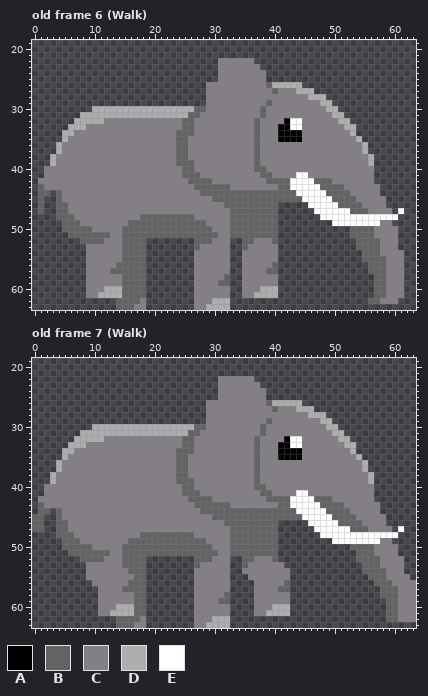
Edited in one commit: pixel-art file (ElephantHyenaAndKare/Assets/Assets/Elephant.aseprite). The picture above was drawn from the file before the commit.
64x64 pixels, 16 frames. Shown: old frame 6 (Walk): x 0..63, y 19..63; old frame 7 (Walk): x 0..63, y 19..63. The commit also changed other frames, which this record leaves out.
Visible layers, top first: "Layer 1", "Layer 2".
Palette (. is transparent): A #000000  B #626363  C #847e87  D #acadad  E #ffffff
Pixels before, old frame 6 (Walk) (only the part around the change), first column x 16:
19 ................................................
20 ................................................
21 ................................................
22 ...............CCCCCC...........................
23 ...............CCCCCCC..........................
24 ...............CCCCCCCC.........................
25 ...............CCCCCCCC.........................
26 .............CCCCCCCCCCBDDDDD...................
27 .............CCCCCCCCCCCBCCCDDD.................
28 .............CCCCCCCCCCCCCCCCCDDD...............
29 .............CCCCCCCCCCBCCCCCCCCDD..............
30 DDDDDDDDDDDBBCCCCCCCCCBCCCCCCCCCCDD.............
31 DDDDDDDDDDBBCCCCCCCCCCBCCCCCCCCCCCDD............
32 CCCCCCCCCBBCCCCCCCCCCBCCCCAEECCCCCCDD...........
33 CCCCCCCCCBBCCCCCCCCCCBCCCAAEECCCCCCCDD..........
34 CCCCCCCCBBBCCCCCCCCCCBCCCAAAACCCCCCCCD..........
35 CCCCCCCCBBCCCCCCCCCCCBCCCAAAACCCCCCCCCD.........
36 CCCCCCCCBBCCCCCCCCCCCBCCCCCCCCCCCCCCCCCD........
37 CCCCCCCCBBCCCCCCCCCCCBCCCCCCCCCCCCCCCCCD........
38 CCCCCCCCBBCCCCCCCCCCCBCCCCCCCCCCCCCCCCCCD.......
39 CCCCCCCCBBBCCCCCCCCCCBCCCCCCCCCCCCCCCCCCD.......
40 CCCCCCCCCBBCCCCCCCCCCBBCCCCCCCCCCCCCCCCCC.......
41 CCCCCCCCCBBBCCCCCCCCCCBBCCCCEECCCCCCCCCCC.......
42 CCCCCCCCCCBBBBCCCCCCCCCBBBBEEEEBBBCCCCCCC.......
43 CCCCCCCCCCCBBBBBBCCCCCCCCBBEEEEEBBBBCCCCCC......
44 CCCCCCCCCCCCBBBBBBBBBBBBBBBBEEEEEBBBBCCCCC......
45 CCCCCCCCCCCCCCBBBBBBBBBBBBBBBEEEEEBBBBCCCCC.....
46 CCCCCCCCCCCCCCCCBBBBBBBBB.....EEEEEBBBBCCCC.....
47 CCCCCCCCCCCCCCCCCBBBBBBBB......EEEEEEBBBCCCC.E..
48 CCBBBBBBBBBCCCCCCBBBBBBBB.......EEEEEEEEEEEEE...
49 BBBBBBBBBBBBBCCCCBBBBBBBB.........EEEEEEEECC....
50 BBBBBBBBBBBBBBCCCBBBBBBBB............BBBBCCCC...
51 BBBBBBBBBBBBBBBCCBBBBBBBB............BBBBCCCC...
52 BBB........BBBCCC..BBCCCB.............BBBBCCC...
53 BBB........BCCCCC..BCCCCC.............BBBBCCC...
54 BBB........CCCCCC..CCCCCC..............BBBCCCC..
55 BBB........CCCCCC..CCCCCC..............BBBBCCC..
56 BBB........CCCCCC..CCCCCB...............BBBCCC..
57 BBB........CCCCCC..CCCCBB...............BBBCCC..
58 BBB........CCCCCB..CCCCCC................BBCCC..
59 BBB........CCCCBB..CCCCCC................BBCCC..
60 BBB........CCCCCC..CCCDDD................BBCCC..
61 BBB........CCCCCC..CCDDDD................BBCCC..
62 BBC........CCCDDD.......................BBCCC...
63 BCC........CCDDDD...............................
Pixels before, old frame 7 (Walk) (only the part around the change), first column x 10:
19 ......................................................
20 ......................................................
21 ......................................................
22 .....................CCCCCC...........................
23 .....................CCCCCCC..........................
24 .....................CCCCCCCC.........................
25 .....................CCCCCCCC.........................
26 ...................CCCCCCCCCCBDDDDD...................
27 ...................CCCCCCCCCCCBCCCDDD.................
28 ...................CCCCCCCCCCCCCCCCCDDD...............
29 ...................CCCCCCCCCCBCCCCCCCCDD..............
30 DDDDDDDDDDDDDDDDDBBCCCCCCCCCBCCCCCCCCCCDD.............
31 DDDDDDDDDDDDDDDDBBCCCCCCCCCCBCCCCCCCCCCCDD............
32 DDCCCCCCCCCCCCCBBCCCCCCCCCCBCCCCAEECCCCCCDD...........
33 CCCCCCCCCCCCCCCBBCCCCCCCCCCBCCCAAEECCCCCCCDD..........
34 CCCCCCCCCCCCCCBBBCCCCCCCCCCBCCCAAAACCCCCCCCD..........
35 CCCCCCCCCCCCCCBBCCCCCCCCCCCBCCCAAAACCCCCCCCCD.........
36 CCCCCCCCCCCCCCBBCCCCCCCCCCCBCCCCCCCCCCCCCCCCCD........
37 CCCCCCCCCCCCCCBBCCCCCCCCCCCBCCCCCCCCCCCCCCCCCD........
38 CCCCCCCCCCCCCCBBCCCCCCCCCCCBCCCCCCCCCCCCCCCCCCD.......
39 CCCCCCCCCCCCCCBBBCCCCCCCCCCBCCCCCCCCCCCCCCCCCCD.......
40 CCCCCCCCCCCCCCCBBCCCCCCCCCCBBCCCCCCCCCCCCCCCCCC.......
41 CCCCCCCCCCCCCCCBBBCCCCCCCCCCBBCCCCEECCCCCCCCCCC.......
42 CCCCCCCCCCCCCCCCBBBBCCCCCCCCCBBBBEEEEBBBCCCCCCC.......
43 CCCCCCCCCCCCCCCCCBBBBBBCCCCCCCCBBEEEEEBBBBCCCCCC......
44 CCCCCCCCCCCCCCCCCCBBBBBBBBBBBBBBBBEEEEEBBBBCCCCC......
45 CCCCCCCCCCCCCCCCCCCCBBBBBBBBBBBBBBBEEEEEBBBBCCCCC.....
46 CCCCCCCCCCCCCCCCCCCCCCBBBBBBBBB.....EEEEEBBBBCCCC.....
47 CCCCCCCCCCCCCCCCCCCCCCCBBBBBBBB......EEEEEEBBBCCCC.E..
48 CCCCCCCCBBBBBBBBBCCCCCCBBBBBBBB.......EEEEEEEEEEEEE...
49 CCCCCCBBBBBBBBBBBBBCCCCBBBBBBBB.........EEEEEEEECC....
50 CCCCCBBBBBBBBBBBBBBBCCCBBBBBBBB............BBBBCCCC...
51 BBBCCBBBBBBBBBBBBBBBBCCBBBBBBBB.............BBBCCCC...
52 BBCCCBBBB........BBBCCC..BBCCCB.............BBBBCCCC..
53 CCCCCBBBB........BCCCCC..BCCCCCC.............BBBCCCC..
54 CCCCCCBBB........CCCCCC..CCCCCCCC............BBBBCCC..
55 CCCCCCCBB........CCCCCC...CCCCCCC.............BBBCCCC.
56 CCCCCCBBB........CCCCCC....CCCCCB..............BBBCCCC
57 .CCCCBBBB........CCCCCC....CCCCBB...............BBBCCC
58 .CCCCCCBB........CCCCCB....CCCCCC...............BBBCCC
59 .CCCCCCBB........CCCCBB....CCCCCC................BBCCC
60 .CCCDDDBB........CCCCCC....CCCDDD................BBCCC
61 .CCDDDDBB........CCCCCC....CCDDDD................BBCCC
62 ....BBBBC........CCCDDD..........................BBCCC
63 ....BBBCC........CCDDDD...............................
After:
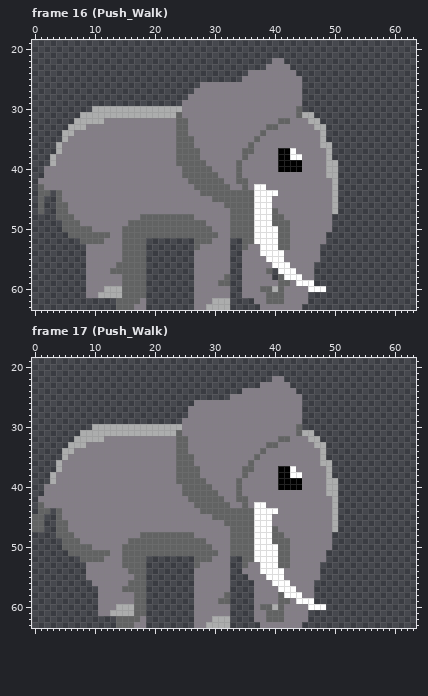
A new or re-ordered frame is compared with the old frame closest to it.
Edits made:
frames 16 -> 32
Changed rows in their new state; - is an unchanged pixel.
Frame 16 (Push_Walk) is new; against old frame 6 (Walk), layers "Layer 1", "Layer 2":
first column x 24:
22 -------......---CC--------------------
23 -------.......-CCCC-------------------
24 -------.....---CCCCC------------------
25 -------....----CCCCCC-----------------
26 ----C----------CCCCCC-----------------
27 ---CC-----------C---C..---------------
28 --CCC----------------....-------------
29 -CCCC----------C-----.....------------
30 -CCCC---------C-----B......-----------
31 BCCC----------C-----BDD.....----------
32 B-C----------C---BBCC-DD.....---------
33 B-C----------C-BBCCCC--DD.....--------
34 --C----------CB--CCCC---D.....--------
35 --B--------------CCCC---D......-------
36 --B---------BC----------DD......------
37 --BB-------BBC---AAE-----D......------
38 --BB-------B-C---AAEE----D.......-----
39 ---BB-----B--C---AAAA----DD......-----
40 ---BBB----B--CC--AAAA----DD......-----
41 ----BBB---B---CC----CC---DD......-----
42 ------BB--BB---CCCCCCCCCCCD......-----
43 -----------B-EE--CCCCCCCCCD.......----
44 -------------EEEECCCCCCCCCD.......----
45 -------------EEECCCCCCCCCCD........---
46 -------------EEECCCCCCCCCCD........---
47 -------------EEE-CCCCCCCCCD.........-.
48 -------------EEE-BCCCCCCCC...........-
49 -------------EEE-BBCCCCCCC..........--
50 -------------EEEEBBCCCCCCC---........-
51 -------------EEEEBBCCCCCC----........-
52 -------------EEEEBBCCCCCC-----.......-
53 --------------EEEBBCCCCC------.......-
54 --------------EEEECCCCCC-------.......
55 ---------------EEECCCCCC-------.......
56 ----------------EEECCCC---------......
57 ----------------.EEECCC---------......
58 ----------------.BEEECC----------.....
59 -----------------BBCEEE----------.....
60 --------------BB-BCCCCEEE--------.....
61 -------------CCBBBCCCC-----------.....
62 -------------CCBBBCCCC----------.....-
63 --------------CCCCCCC-----------------
Frame 17 (Push_Walk) is new; against old frame 7 (Walk), layer "Layer 1":
first column x 24:
22 -------......---CC----------------------
23 -------.......CCCCC---------------------
24 -------....----CCCCC--------------------
25 -------..------CCCCCC-------------------
26 ---CC----------CCCCCC-------------------
27 --CCC-----------C---C..-----------------
28 --CCC----------------....---------------
29 -CCCC----------C-----.....--------------
30 -CCCC---------C-----B......-------------
31 BCCC----------C-----BDD.....------------
32 B-C----------C---BBCC-DD.....-----------
33 B-C----------C-BBCCCC--DD.....----------
34 --C----------CB--CCCC---D.....----------
35 --B--------------CCCC---D......---------
36 --B---------BC----------DD......--------
37 --BB-------BBC---AAE-----D......--------
38 --BB-------B-C---AAEE----D.......-------
39 ---BB-----B--C---AAAA----DD......-------
40 ---BBB----B--CC--AAAA----DD......-------
41 ----BBB---B---CC----CC---DD......-------
42 ------BB--BB---CCCCCCCCCCCD......-------
43 -----------B-EE--CCCCCCCCCD.......------
44 -------------EEEECCCCCCCCCD.......------
45 -------------EEECCCCCCCCCCD........-----
46 -------------EEECCCCCCCCCCD........-----
47 -------------EEE-CCCCCCCCCD.........-.--
48 -------------EEE-BCCCCCCCC...........---
49 -------------EEE-BBCCCCCCC..........----
50 -------------EEEEBBCCCCCCC---........---
51 -------------EEEEBBCCCCCC-----.......---
52 -------------EEEEBBCCCCCC-----........--
53 --------------EEEBBCCCCC-------.......--
54 --------------EEEE-CCCCC-------.......--
55 ---------------EEE-CCCCC--------.......-
56 ----------------EEECCCC----------.......
57 -----------------EEECCC-----------......
58 -----------------BEEECC-----------......
59 -----------------BBCEEE------------.....
60 --------------BB-BCCCCEEE----------.....
61 ---------------BBBCCCC-------------.....
62 -------------CCBBBCCCC-------------.....
63 --------------CCCCCCC-------------------
Where, in picture pixels (left, top, right, bottom), the same in both pictures:
changed: (176, 58, 404, 310)
changed: (176, 376, 416, 628)
